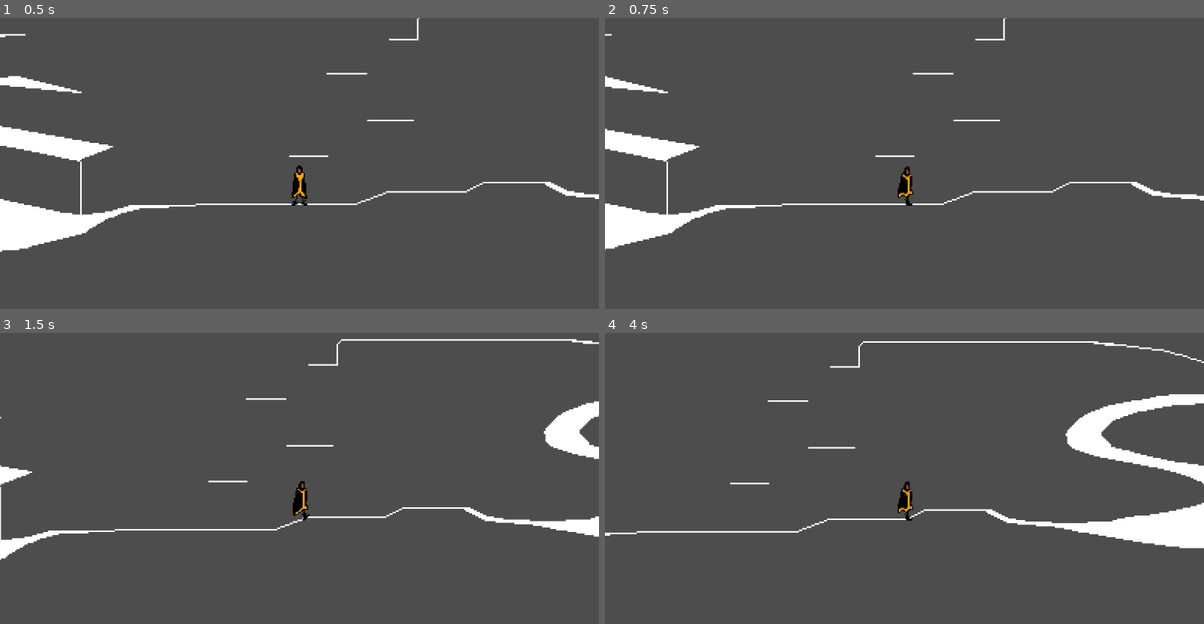
Above: before the commit, frames 1-4 (two rows, left to right).
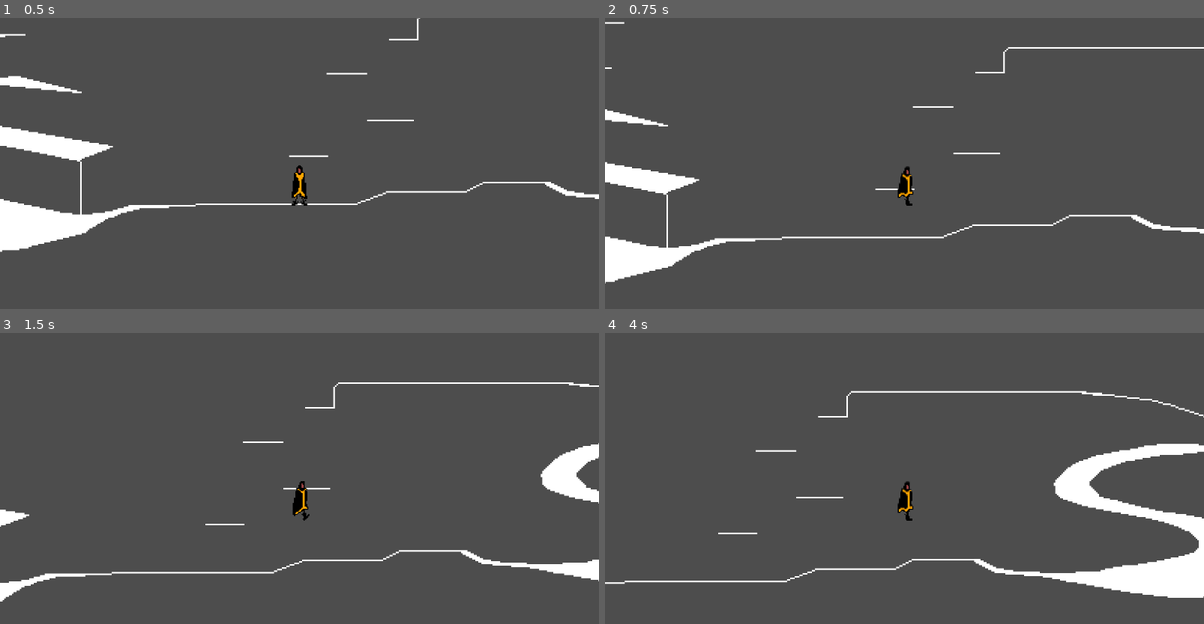
Above: after the commit, the same moments.

Repository: Lukko-Digital/upwell
Game: Godot game, scene res://src/main.tscn
The game is run twice, just before and just after one commit, with the same random seed, the same clock (stepped at 60 frames per second) and the same inputs.
Inputs:
- Up to frame 1 (0.5 s): no input
- Up to frame 2 (0.75 s): hold D (right) from 0.53 s (still down); hold Space (jump, bound only after the commit) from 0.53 s (still down)
- Up to frame 3 (1.5 s): keep holding D (right); release Space (jump, bound only after the commit) at 1.28 s; tap Space (jump, bound only after the commit) at 1.35 s
- Up to frame 4 (4 s): tap Space (jump, bound only after the commit) at 1.52, 1.82, 2.85, 3.02, 3.32 s; release D (right) at 2.03 s; hold A (left) 2.03-2.78 s; hold Space (jump, bound only after the commit) 2.03-2.78 s; hold D (right) from 2.78 s (still down); hold Space (jump, bound only after the commit) from 3.53 s (still down)

Frame 1 is identical in both runs. In frame 2, 7.0% of the frame differs, in the area x 0-100%, y 0-92%; in frame 3, 6.1%; in frame 4, 10%, in the area x 0-100%, y 2-92%.

Commit message:
add jump

Diff:
--- a/project.godot
+++ b/project.godot
@@ -37,6 +37,11 @@
 "events": [Object(InputEventKey,"resource_local_to_scene":false,"resource_name":"","device":-1,"window_id":0,"alt_pressed":false,"shift_pressed":false,"ctrl_pressed":false,"meta_pressed":false,"pressed":false,"keycode":0,"physical_keycode":68,"key_label":0,"unicode":100,"echo":false,"script":null)
 ]
 }
+jump={
+"deadzone": 0.5,
+"events": [Object(InputEventKey,"resource_local_to_scene":false,"resource_name":"","device":-1,"window_id":0,"alt_pressed":false,"shift_pressed":false,"ctrl_pressed":false,"meta_pressed":false,"pressed":false,"keycode":0,"physical_keycode":32,"key_label":0,"unicode":32,"echo":false,"script":null)
+]
+}
 
 [layer_names]
 
--- a/src/main.tscn
+++ b/src/main.tscn
@@ -24,10 +24,10 @@
 [node name="StaticBody2D" type="StaticBody2D" parent="Map"]
 
 [node name="CollisionPolygon2D" type="CollisionPolygon2D" parent="Map/StaticBody2D"]
-polygon = PackedVector2Array(-301, 79, -296, 85, -258, 95, - …(210 unchanged characters)… 2, 5, 211, 2, 220, -5, 246, -12, 284, -16, 297, -18, 305, -23, 306, -34, 300, -43, 285, -48, 285, -77, 339 …(106 unchanged characters)…
+polygon = PackedVector2Array(-301, 79, -296, 85, -258, 95, - …(210 unchanged characters)… 2, 5, 211, 2, 220, -5, 246, -12, 284, -15, 297, -16, 306, -23, 307, -34, 300, -43, 285, -48, 285, -77, 339 …(106 unchanged characters)…
 
 [node name="CollisionPolygon2D2" type="CollisionPolygon2D" parent="Map/StaticBody2D"]
-polygon = PackedVector2Array(201, 61, 233, 57, 274, 50, 281, 45, 279, 38, 266, 31, 203, 17, 190, 11, 187, -1, 200, -13, 242, -23, 272, -24, 287, -24, 295, -27, 296, -31, 292, -36, 278, -41, 254, -48, 208, -54, 59, -54, 56, -51, 56, -38, 37, -38, 37, -36, 185, -36, 186, 7)
+polygon = PackedVector2Array(201, 61, 233, 57, 274, 50, 281, 45, 279, 38, 266, 31, 203, 17, 190, 11, 187, -1, 200, -13, 242, -23, 272, -24, 286, -25, 293, -28, 296, -31, 292, -36, 278, -41, 254, -48, 208, -54, 59, -54, 56, -51, 56, -38, 37, -38, 37, -36, 185, -36, 186, 7)
 
 [node name="CollisionShape2D" type="CollisionShape2D" parent="Map/StaticBody2D"]
 position = Vector2(10.5, -17)
--- a/src/player.gd
+++ b/src/player.gd
@@ -1,6 +1,7 @@
 extends CharacterBody2D
 
 const SPEED = 60.0
+const JUMP_VELOCITY = 300.0
 
 enum MODE {
 	TOP_DOWN,
@@ -18,6 +19,10 @@
 	var input_dir = handle_movement()
 	handle_animation(input_dir)
 	move_and_slide()
+
+func _unhandled_input(event):
+	if event.is_action_pressed("jump"):
+		jump()
 
 func handle_gravity(delta):
 	if mode == MODE.SIDE_SCROLL:
@@ -62,6 +67,10 @@
 	elif input_dir:
 		idle_dir = Vector2.DOWN
 
+func jump():
+	if mode == MODE.SIDE_SCROLL and is_on_floor():
+		velocity.y = -JUMP_VELOCITY
+
 func swap_mode():
 	if mode == MODE.TOP_DOWN:
 		mode = MODE.SIDE_SCROLL
